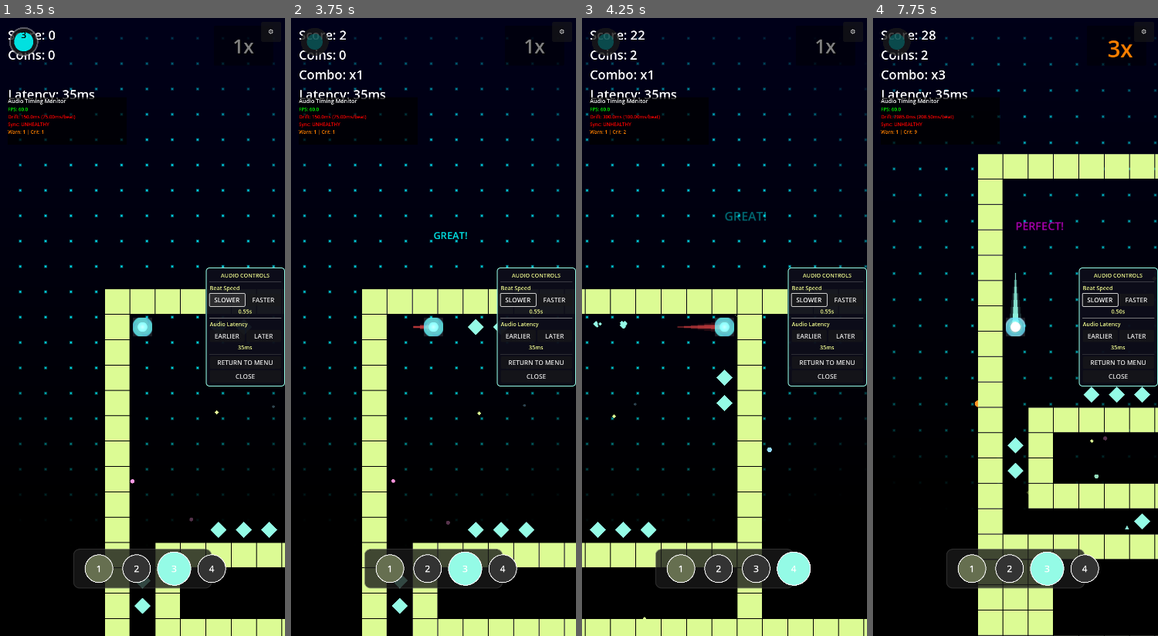
Above: before the commit, frames 1-4 (left to right).
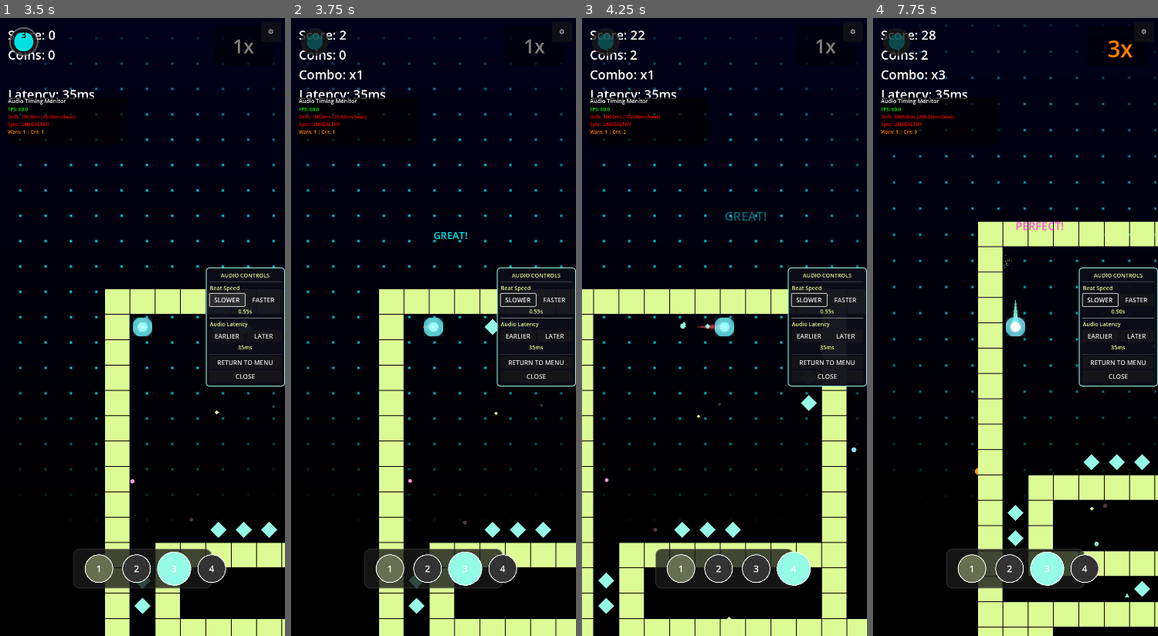
Above: after the commit, the same moments.

Repository: rubiconRiver/tomb-of-the-mask-clone
Game: Godot game, scene res://scenes/TestStart.tscn
The game is run twice, just before and just after one commit, with the same random seed, the same clock (stepped at 60 frames per second) and the same inputs.
Inputs (mouse positions are in pixels of both pictures, inside the frame that each line leads up to):
- Up to frame 1 (3.5 s): tap Enter at 0.5 s; move the mouse to (205, 296) at 0.52 s; hold Right 0.53-1.25 s; hold M 0.53-1.25 s; click (205, 296) at 0.67 s; click "PLAY NOW" at 1.25 s; click "⚙️" at 2 s; click "SLOWER" at 2.75 s
- Up to frame 2 (3.75 s): drag from (376, 357) to (510, 327) at 3.52 s
- Up to frame 3 (4.25 s): no input
- Up to frame 4 (7.75 s): move the mouse to (1044, 191) at 4.27 s; hold Right 4.28-5 s; tap T at 4.35 s; click "FASTER" at 5 s; drag from (1001, 450) to (912, 530) at 5.77 s; move the mouse to (1101, 419) at 6.52 s; hold Left 6.53-7.25 s; tap G at 6.6 s; drag from (930, 234) to (1140, 530) at 7.27 s

Frame 1 is identical in both runs. In frame 2, 10% of the frame differs, in the area x 4-97%, y 3-100%; in frame 3, 14%; in frame 4, 16%, in the area x 6-100%, y 1-100%.

Commit message:
Implement BPM-based character movement speed
- Character speed now dynamically calculated: 4 blocks per quarter note
- Speed formula: (4 blocks × 64 pixels) ÷ (60 seconds ÷ BPM) = pixels/second
- Added bpm_changed signal to AudioManager for real-time speed updates
- Connected player to BPM changes in GameManager spawn_player()
- Changed default BPM to 120 for cleaner calculations
- BPM slider now uses 10 BPM increments (60, 70, 80... 180)
- Player speed automatically updates when BPM changes in Audio Editor
- Maintains rhythm-based gameplay synchronization

Example speeds:
- 60 BPM: 256 pixels/s
- 120 BPM: 512 pixels/s
- 180 BPM: 768 pixels/s

🤖 Generated with [Claude Code](https://claude.ai/code)

Co-Authored-By: Claude <noreply@anthropic.com>

Diff:
--- a/scripts/GameManager.gd
+++ b/scripts/GameManager.gd
@@ -236,6 +236,11 @@
 	player.position = level_generator.get_player_spawn_position()
 	player.died.connect(_on_player_died)
 	player.collected_coin.connect(_on_coin_collected)
+
+	# Connect BPM changes to player speed updates
+	if AudioManager:
+		AudioManager.bpm_changed.connect(player.update_speed_from_bpm)
+		print("[GameManager] Connected BPM changes to player speed updates")
 	player.moved.connect(_on_player_moved)
 	player.hit_wall.connect(_on_player_hit_wall)
 
--- a/scripts/audio/AudioManager.gd
+++ b/scripts/audio/AudioManager.gd
@@ -5,6 +5,7 @@
 
 signal beat_occurred(beat_count: int)
 signal eighth_note_occurred()
+signal bpm_changed(new_bpm: float)
 
 # Subsystems
 var drum_bank: DrumBank
@@ -15,11 +16,11 @@
 
 # Timing
 var beat_timer = 0.0
-var beat_interval = 0.5  # 120 BPM default
+var beat_interval = 60.0 / 120.0  # 120 BPM default (0.5 seconds)
 var eighth_note_timer = 0.0
-var eighth_note_interval = 0.25  # beat_interval / 2
+var eighth_note_interval = beat_interval / 2.0  # beat_interval / 2
 var sixteenth_note_timer = 0.0
-var sixteenth_note_interval = 0.125  # beat_interval / 4
+var sixteenth_note_interval = beat_interval / 4.0  # beat_interval / 4
 var beat_count = 0
 var sixteenth_note_count = 0
 var audio_latency_offset = 0.0
@@ -273,6 +274,9 @@
 	eighth_note_interval = beat_interval / 2.0
 	sixteenth_note_interval = beat_interval / 4.0
 
+	# Notify systems about BPM change
+	bpm_changed.emit(custom_bpm)
+
 	print("[AudioManager] Custom pattern loaded:")
 	print("  BPM: ", custom_bpm, " (beat interval: ", beat_interval, "s)")
 	print("  8th note interval: ", eighth_note_interval, "s")
@@ -311,6 +315,8 @@
 	else:
 		print("[AudioManager] 🎵 Using DEFAULT pattern for gameplay")
 		print("  Default BPM: 120")
+		# Emit default BPM for player speed
+		bpm_changed.emit(120.0)
 
 	# Initialize timing diagnostics NOW
 	timing_diagnostics = AudioTimingDiagnostics.new(beat_interval)
--- a/scripts/player/Player.gd
+++ b/scripts/player/Player.gd
@@ -1,8 +1,9 @@
 extends CharacterBody2D
 class_name Player
 
-@export var move_speed = 1024.0  # Exactly 8 cells per beat at 120 BPM
+@export var move_speed = 1024.0  # Will be calculated based on BPM
 const GRID_SIZE = 64
+const BLOCKS_PER_QUARTER_NOTE = 4  # Movement speed: 4 blocks per quarter note
 
 var is_moving = false
 var move_direction = Vector2.ZERO
@@ -37,6 +38,22 @@
 signal collected_coin
 signal hit_wall
 
+func update_speed_from_bpm(bpm: float):
+	# Calculate speed for 4 blocks per quarter note
+	# Speed = (blocks per beat × pixels per block) ÷ seconds per beat
+	var beat_duration = 60.0 / bpm  # seconds per quarter note
+	var pixels_per_beat = BLOCKS_PER_QUARTER_NOTE * GRID_SIZE  # 4 blocks × 64 pixels = 256 pixels
+	var calculated_speed = pixels_per_beat / beat_duration
+
+	base_speed = calculated_speed
+	move_speed = base_speed * current_momentum
+
+	print("[Player] Speed updated for ", bpm, " BPM:")
+	print("  Beat duration: ", beat_duration, "s")
+	print("  Pixels per beat: ", pixels_per_beat, " pixels")
+	print("  Base speed: ", base_speed, " pixels/s")
+	print("  Current speed (with momentum): ", move_speed, " pixels/s")
+
 func reset():
 	is_moving = false
 	move_direction = Vector2.ZERO
@@ -48,8 +65,8 @@
 	if area:
 		area.area_entered.connect(_on_area_entered)
 
-	# Initialize base speed
-	base_speed = move_speed
+	# Initialize speed from default BPM (120)
+	update_speed_from_bpm(120.0)
 
 	# Add trail effect
 	var trail_script = preload("res://scripts/visual/TrailEffect.gd")
--- a/scripts/tools/AudioEditor.gd
+++ b/scripts/tools/AudioEditor.gd
@@ -261,7 +261,7 @@
 	bpm_slider = HSlider.new()
 	bpm_slider.min_value = 60.0
 	bpm_slider.max_value = 180.0
-	bpm_slider.step = 5.0
+	bpm_slider.step = 10.0  # Use 10 BPM increments for cleaner calculations
 	bpm_slider.value = 120.0
 	bpm_slider.custom_minimum_size = Vector2(200, 70)
 	bpm_slider.size_flags_horizontal = Control.SIZE_EXPAND_FILL
